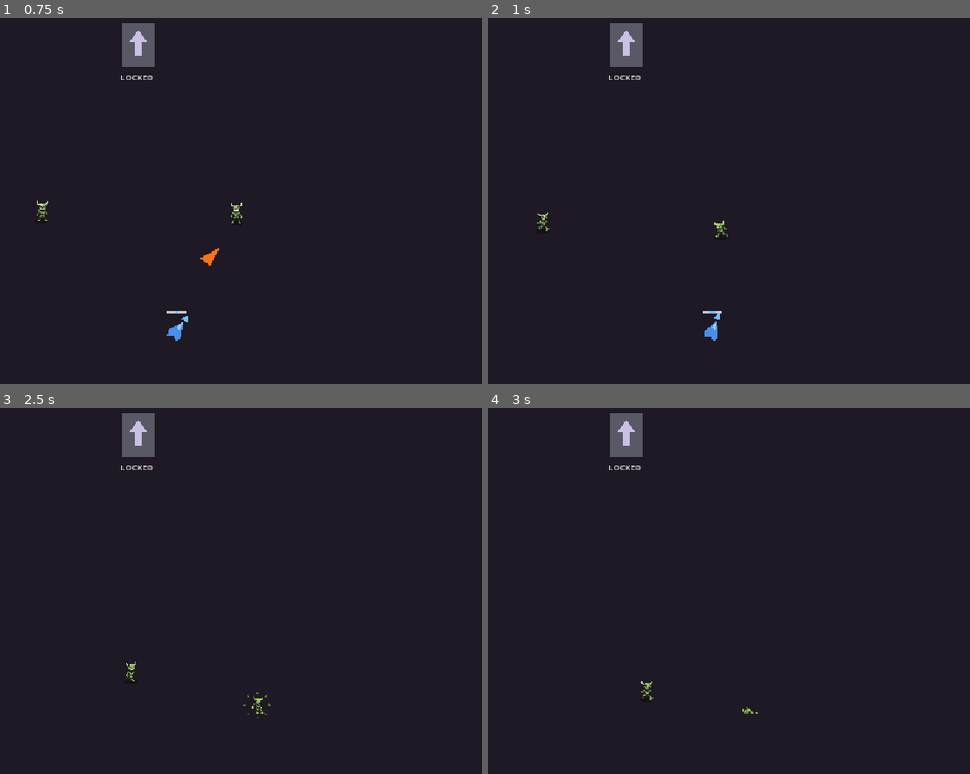
Above: before the commit, frames 1-4 (two rows, left to right).
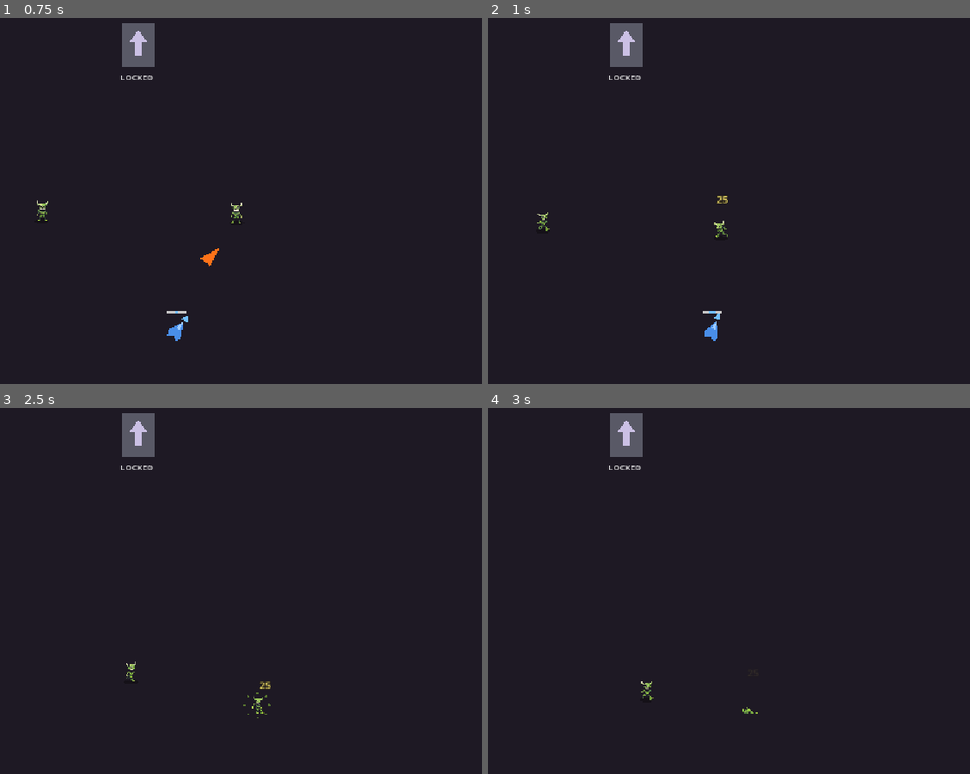
Above: after the commit, the same moments.

Repository: BestestGameStudio/gangU
Game: Godot game, scene res://scenes/test177_warlord.tscn
Two runs of this game, one before a commit and one after it. Both use one fixed random seed, a clock stepped at 60 frames per second and the inputs below. This scene is started directly instead of the project's main scene.
Inputs (mouse positions are in pixels of both pictures, inside the frame that each line leads up to):
- Up to frame 1 (0.75 s): tap Enter at 0.5 s; move the mouse to (289, 171) at 0.52 s; hold D (move_right) from 0.53 s (still down); hold Space (cast) from 0.53 s (still down)
- Up to frame 2 (1 s): keep holding D (move_right); keep holding Space (cast)
- Up to frame 3 (2.5 s): move the mouse to (0, 598) at 1.27 s; release D (move_right) at 1.28 s; release Space (cast) at 1.28 s; hold S (move_down) 1.28-2.03 s; tap Space (cast) at 1.35 s; move the mouse to (207, 495) at 2.02 s; hold D (move_right) from 2.03 s (still down); hold Space (cast) from 2.03 s (still down); tap E at 2.1 s
- Up to frame 4 (3 s): move the mouse to (594, 656) at 2.77 s; release D (move_right) at 2.78 s; release Space (cast) at 2.78 s; hold W (move_up) from 2.78 s (still down); tap Tab at 2.85 s

Frame 1 is identical in both runs. In frame 2, less than 0.1% of the frame differs, in the area x 47-50%, y 48-51%; in frame 3, less than 0.1%, in the area x 53-57%, y 74-77%; in frame 4, less than 0.1%.

Commit message:
Show damage numbers on enemy hits
Enemy.apply_damage spawns a floating number with the hit's damage via
CombatEffects.damage_number. The DamageNumber node lives in the enemy's
parent so a killing hit's number outlives the enemy; it rises 36 px,
fades over 0.7 s and frees itself. Players never show numbers, and the
damage math is unchanged.

Co-Authored-By: Claude Opus 5.5 <noreply@anthropic.com>

Diff:
--- a/scripts/combat_effects.gd
+++ b/scripts/combat_effects.gd
@@ -39,6 +39,12 @@
 	var fx: Node2D = _make(Kind.HIT_SPARK, HIT_COLOR, HIT_LIFETIME)
 	fx.position = pos
 	parent.call_deferred("add_child", fx)
+
+## Floating number for the damage a hit dealt, at the enemy's position.
+static func damage_number(parent: Node, at: Vector2, amount: int) -> void:
+	if amount <= 0:
+		return
+	parent.call_deferred("add_child", DamageNumber.create(at, amount))
 
 ## Muzzle accent at the cast point, rotated to the cast direction and tinted
 ## with the spell's own projectile color.
--- /dev/null
+++ b/scripts/damage_number.gd
@@ -0,0 +1,52 @@
+class_name DamageNumber
+extends Node2D
+## Floating damage readout over an enemy. Visual only: rises, fades, frees
+## itself. Spawned into the enemy's parent so a killing hit's number outlives
+## the enemy.
+
+const LIFETIME: float = 0.7
+const RISE: float = 36.0
+const FONT_SIZE: int = 16
+const OUTLINE_SIZE: int = 5
+const TEXT_COLOR: Color = Color(1.0, 0.93, 0.45)
+const OUTLINE_COLOR: Color = Color(0.08, 0.06, 0.04)
+const LABEL_WIDTH: float = 60.0
+const LABEL_LIFT: float = 30.0
+## Cycled per spawn so rapid hits fan out instead of stacking on one spot.
+const X_OFFSETS: Array[float] = [0.0, 14.0, -14.0]
+
+static var _spawned: int = 0
+
+var _t: float = 0.0
+var _start_y: float = 0.0
+
+static func create(at: Vector2, amount: int) -> DamageNumber:
+	var n: DamageNumber = DamageNumber.new()
+	n.position = at
+	n.z_index = 5
+	var label: Label = Label.new()
+	label.text = str(amount)
+	label.horizontal_alignment = HORIZONTAL_ALIGNMENT_CENTER
+	label.mouse_filter = Control.MOUSE_FILTER_IGNORE
+	label.add_theme_font_size_override("font_size", FONT_SIZE)
+	label.add_theme_color_override("font_color", TEXT_COLOR)
+	label.add_theme_color_override("font_outline_color", OUTLINE_COLOR)
+	label.add_theme_constant_override("outline_size", OUTLINE_SIZE)
+	label.size = Vector2(LABEL_WIDTH, FONT_SIZE + 8)
+	var x_off: float = X_OFFSETS[_spawned % X_OFFSETS.size()]
+	_spawned += 1
+	label.position = Vector2(-LABEL_WIDTH * 0.5 + x_off, -LABEL_LIFT)
+	n.add_child(label)
+	return n
+
+func _ready() -> void:
+	_start_y = position.y
+
+func _process(delta: float) -> void:
+	_t += delta
+	if _t >= LIFETIME:
+		queue_free()
+		return
+	var f: float = _t / LIFETIME
+	position.y = _start_y - RISE * (1.0 - (1.0 - f) * (1.0 - f))
+	modulate.a = 1.0 - f * f
--- a/scripts/enemy.gd
+++ b/scripts/enemy.gd
@@ -88,6 +88,7 @@
 	_flash_t = FLASH_TIME
 	modulate = Color(2.4, 2.4, 2.4)
 	health_changed.emit(hp, max_hp)
+	CombatEffects.damage_number(get_parent(), global_position, amount)
 	if hp > 0:
 		# #110: brief contact spark at the damage-apply site (ENEMY-CENTER,
 		# not the exact physical impact point). Visual only.
--- /dev/null
+++ b/scripts/test194_damage_numbers.gd
@@ -0,0 +1,119 @@
+extends SceneTree
+## Damage numbers on enemy hits: spawn, text, position, rise, fade, cleanup,
+## killing hit, dead/zero-damage no-op, never on the Player, boss coverage.
+## Run: Godot --headless --path . -s res://scripts/test194_damage_numbers.gd
+
+var _failures: int = 0
+var _frames: int = 0
+var _elapsed: float = 0.0
+var _stage: int = 0
+var _hit_area: Node2D
+var _kill_area: Node2D
+var _player_area: Node2D
+var _boss_area: Node2D
+var _enemy: Enemy
+var _victim: Enemy
+var _boss: Enemy
+var _player: Player
+var _number_ref: WeakRef
+var _kill_ref: WeakRef
+var _start_y: float = 0.0
+var _hit_at: float = 0.0
+
+func _check(label: String, ok: bool) -> void:
+	if ok:
+		print("PASS ", label)
+	else:
+		_failures += 1
+		print("FAIL ", label)
+
+func _numbers(parent: Node) -> Array[DamageNumber]:
+	var out: Array[DamageNumber] = []
+	for n in parent.get_children():
+		if n is DamageNumber and not n.is_queued_for_deletion():
+			out.append(n)
+	return out
+
+func _texts(parent: Node) -> PackedStringArray:
+	var out: PackedStringArray = []
+	for n in _numbers(parent):
+		out.append((n.get_child(0) as Label).text)
+	return out
+
+func _area() -> Node2D:
+	var a: Node2D = Node2D.new()
+	get_root().add_child(a)
+	return a
+
+func _spawn(scene: String, parent: Node2D, at: Vector2) -> Node2D:
+	var n: Node2D = load(scene).instantiate()
+	n.position = at
+	parent.add_child(n)
+	return n
+
+func _initialize() -> void:
+	_hit_area = _area()
+	_kill_area = _area()
+	_player_area = _area()
+	_boss_area = _area()
+	_enemy = _spawn("res://scenes/enemy.tscn", _hit_area, Vector2(300, 300)) as Enemy
+	_victim = _spawn("res://scenes/enemy.tscn", _kill_area, Vector2(500, 200)) as Enemy
+	_boss = _spawn("res://scenes/mustache_warlord.tscn", _boss_area, Vector2(700, 400)) as Enemy
+	_player = _spawn("res://scenes/player.tscn", _player_area, Vector2(100, 100)) as Player
+
+func _process(dt: float) -> bool:
+	_frames += 1
+	_elapsed += dt
+	match _stage:
+		0:
+			if _frames >= 2:
+				_enemy.apply_damage(7)
+				_check("hit: enemy hp 30 - 7 = 23", _enemy.hp == 23)
+				_enemy.apply_damage(0)
+				_victim.apply_damage(30)
+				_victim.apply_damage(5)
+				_boss.apply_damage(7)
+				_player.apply_damage(7)
+				_check("player: hp math unchanged (100 - 7 = 93)", _player.hp == 93)
+				_stage = 1
+		1:
+			var nums: Array[DamageNumber] = _numbers(_hit_area)
+			_check("hit: exactly one number in the enemy's parent", nums.size() == 1)
+			_check("hit: number shows \"7\"", _texts(_hit_area) == PackedStringArray(["7"]))
+			_check("zero damage: shows nothing", nums.size() == 1)
+			if nums.size() == 1:
+				_check("hit: number at the enemy's position", nums[0].position.x == 300.0 and nums[0].position.y <= 300.0 and nums[0].position.y > 296.0)
+				_check("hit: number drawn above enemies", nums[0].z_index > _enemy.z_index)
+				_number_ref = weakref(nums[0])
+				_start_y = nums[0].position.y
+			_check("kill: victim freed", not is_instance_valid(_victim))
+			_check("kill: killing hit shows \"30\", dead enemy shows nothing more",
+				_texts(_kill_area) == PackedStringArray(["30"]))
+			var kills: Array[DamageNumber] = _numbers(_kill_area)
+			if kills.size() == 1:
+				_kill_ref = weakref(kills[0])
+			_check("boss: warlord hit shows \"7\"", _texts(_boss_area) == PackedStringArray(["7"]))
+			_check("boss: hp math unchanged (300 - 7 = 293)", _boss.hp == 293)
+			_check("player: shows nothing", _numbers(_player_area).is_empty())
+			_hit_at = _elapsed
+			_stage = 2
+		2:
+			if _elapsed - _hit_at >= 0.3:
+				var n: DamageNumber = _number_ref.get_ref() if _number_ref != null else null
+				_check("hit: number still alive mid-flight", n != null)
+				if n != null:
+					_check("hit: number rose (y decreased)", n.position.y < _start_y)
+					_check("hit: number fading (alpha < 1)", n.modulate.a < 1.0)
+				var k: DamageNumber = _kill_ref.get_ref() if _kill_ref != null else null
+				_check("kill: number survives the freed enemy", k != null and k.is_inside_tree())
+				_stage = 3
+		3:
+			if _elapsed - _hit_at >= 1.0:
+				_check("cleanup: hit number freed within 1s", _number_ref != null and _number_ref.get_ref() == null)
+				_check("cleanup: kill number freed within 1s", _kill_ref != null and _kill_ref.get_ref() == null)
+				_check("cleanup: no number remnants", _numbers(_hit_area).is_empty()
+					and _numbers(_kill_area).is_empty() and _numbers(_boss_area).is_empty())
+				print("DONE failures=", _failures)
+				quit(0 if _failures == 0 else 1)
+				return true
+	return false
Not shown, added: scripts/damage_number.gd.uid
Not shown, added: scripts/test194_damage_numbers.gd.uid
